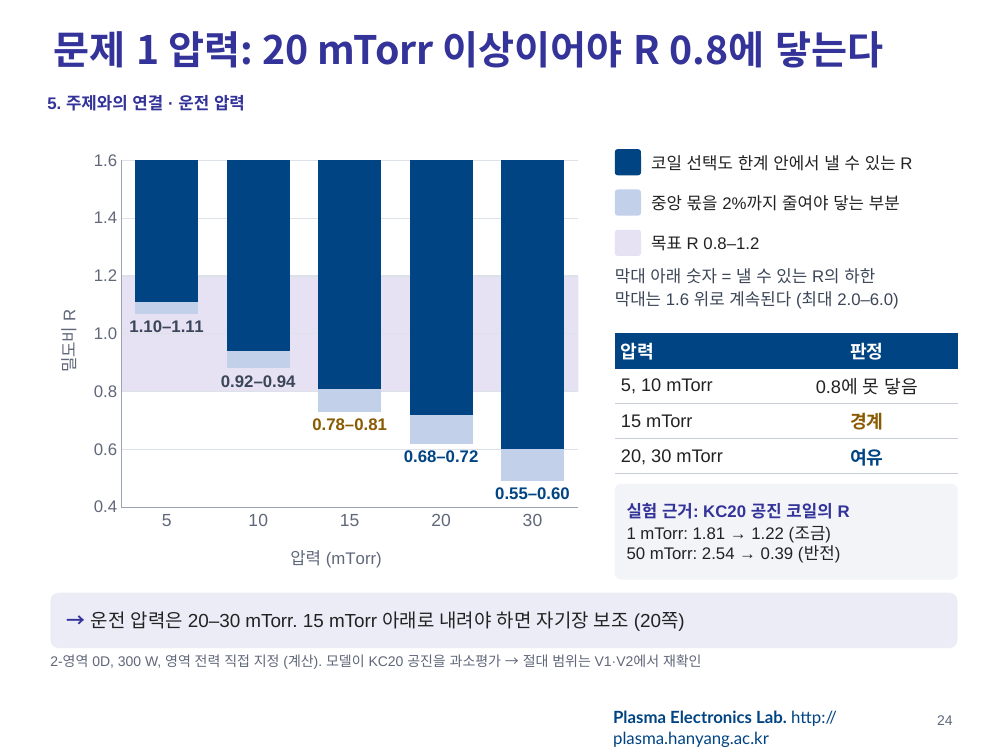
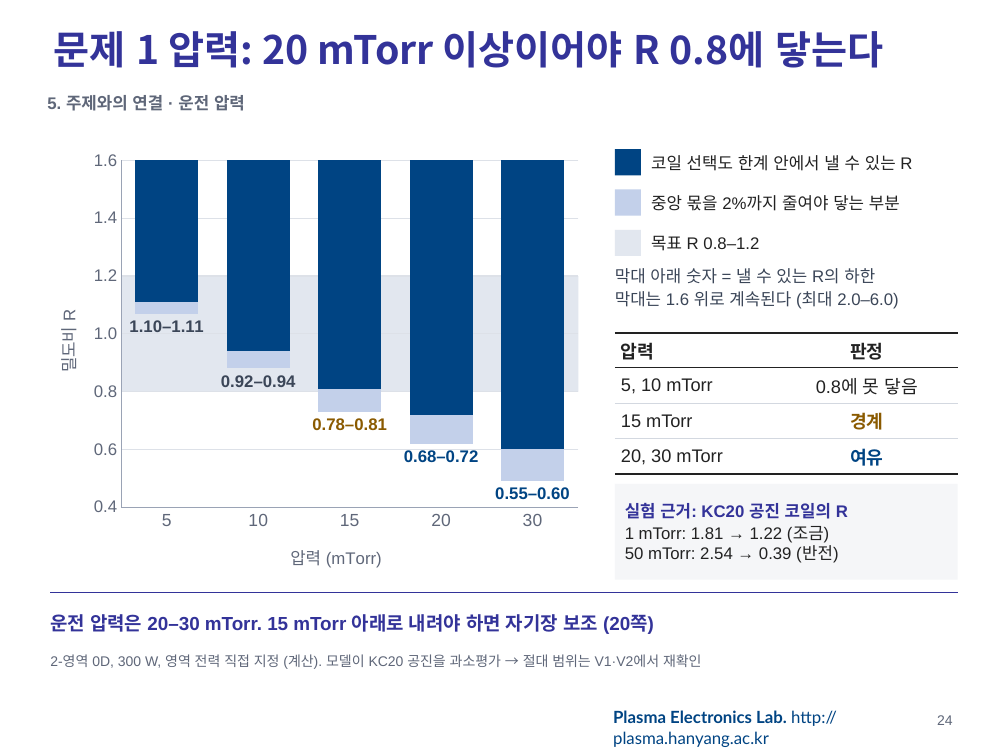
Before and after one commit to garlicjam-pyo/plasma, a slide deck: slide 24 of presentations/1차발표_최종.pptx. Drawn at 1008x756 pixels with LibreOffice and Linux fonts; fonts in the diff are those of the drawing; background and template pictures are left out. Boxes give left, top, right and bottom in pixels: in the first picture for what was removed or moved away, otherwise in the second. Text is boxed around its words. In the diff, an @@ line names an element or a change of style, - is before the commit and + after.

```diff
--- a/presentations/1차발표_최종.pptx
+++ b/presentations/1차발표_최종.pptx
@@ text "5. 주제와의 연결 · 운전 ..." at bbox=[47, 95, 245, 111]: text colour #333399 to #5F6779 @@
@@ table at bbox=[615, 333, 958, 474] @@
@@ fill #004483 to #FFFFFF in row 1 @@
@@ text colour #FFFFFF to #222222 in "압력", "판정" @@
@@ borders changed @@
@@ rectangle "실험 근거: KC20 공진 코일의 ..." at bbox=[615, 484, 958, 580]: rounded rectangle to rectangle; fill #F2F4F8 to #F5F6F8 @@
@@ text "운전 압력은 20–30 mTorr. 15 ...": place and size @@
-text "운전 압력은 20–30 mTorr. 15 ..." at bbox=[50, 593, 958, 648]
+text "운전 압력은 20–30 mTorr. 15 ..." at bbox=[50, 614, 654, 634]
@@ text "운전 압력은 20–30 mTorr. 15 ..." at bbox=[50, 614, 654, 634]: fill #ECECF7 to none @@
@@ line added from (50, 593) to (958, 593), #333399 1 pt @@
@@ text at bbox=[50, 614, 654, 634]: text changed; text colour #222222 to #333399; bold on @@
-→ 운전 압력은 20–30 mTorr. 15 mTorr 아래로 내려야 하면 자기장 보조 (20쪽)
+운전 압력은 20–30 mTorr. 15 mTorr 아래로 내려야 하면 자기장 보조 (20쪽)
```
Also in this commit, not shown: 39 other slides changed, 3 other files.
